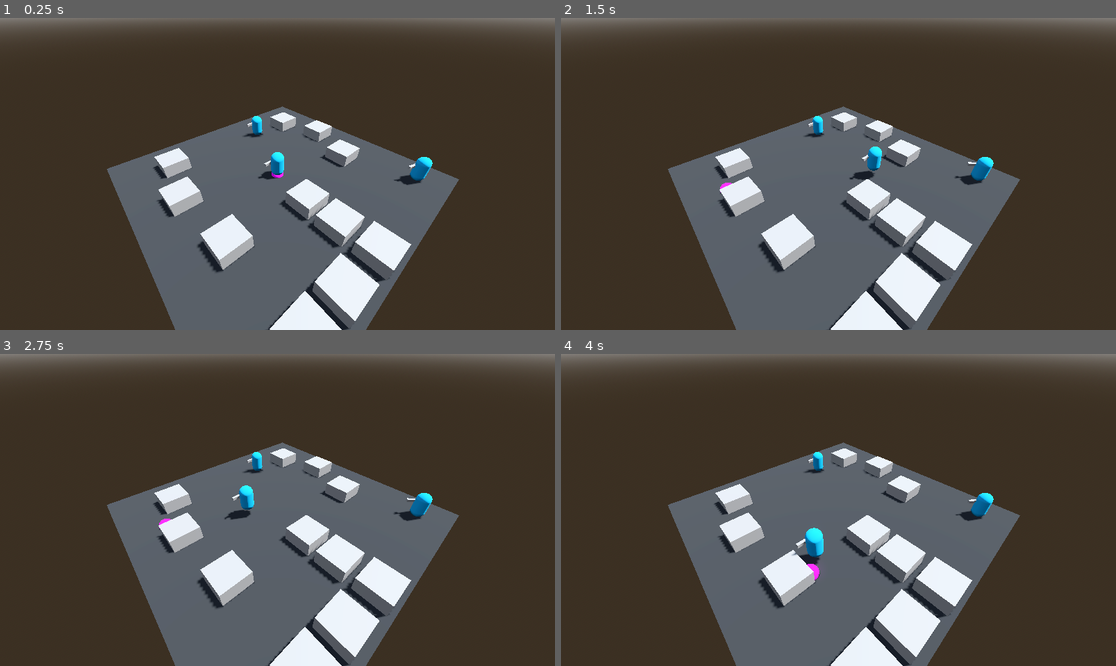
Above: before the commit, frames 1-4 (two rows, left to right).
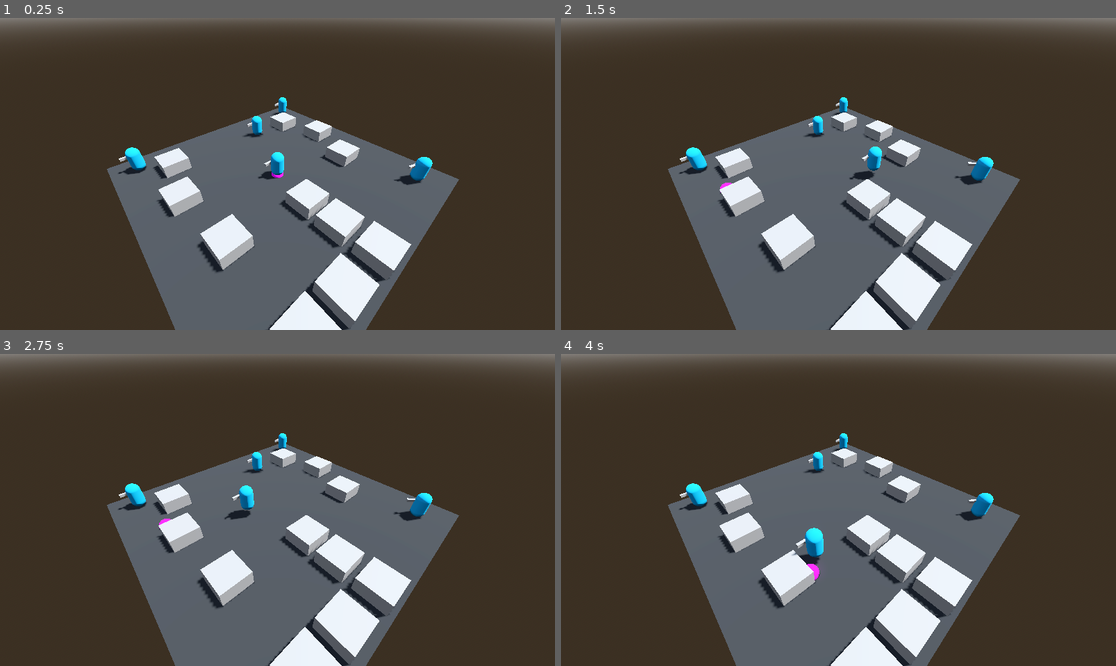
Above: after the commit, the same moments.

Repository: Nordtwig/metrotopia-combat
Game: Godot game, scene res://main.tscn
Same seed, same stepped clock (60 frames per second), same inputs: the game is played once before the commit and once after it.
Inputs (mouse positions are in pixels of both pictures, inside the frame that each line leads up to):
- Up to frame 1 (0.25 s): no input
- Up to frame 2 (1.5 s): tap Enter at 0.5 s; move the mouse to (960, 158) at 0.52 s; hold Right mouse button (right_click) 0.53-1.28 s; move the mouse to (727, 189) at 1.27 s; right-click (727, 189) at 1.35 s
- Up to frame 3 (2.75 s): move the mouse to (333, 441) at 2.02 s; hold Right mouse button (right_click) from 2.03 s (still down)
- Up to frame 4 (4 s): move the mouse to (810, 572) at 2.77 s; release Right mouse button (right_click) at 2.78 s; right-click (810, 572) at 2.85 s; move the mouse to (1005, 556) at 3.52 s; hold Right mouse button (right_click) from 3.53 s (still down)

The runs differ from the first frame. In frame 1, 0.3% of the frame differs, in the area x 21-52%, y 25-51%; in frame 2, 0.3%; in frame 3, 0.3%; in frame 4, 0.3%.

Commit message:
Add new enemies to main

Diff:
--- a/main.tscn
+++ b/main.tscn
@@ -73,6 +73,12 @@
 [node name="Actor3" parent="Actors" instance=ExtResource("1_ofkfo")]
 transform = Transform3D(1, 0, 0, 0, 1, 0, 0, 0, 1, -6.20343, 0, -2.84393)
 
+[node name="Actor4" parent="Actors" instance=ExtResource("1_ofkfo")]
+transform = Transform3D(1, 0, 0, 0, 1, 0, 0, 0, 1, -8.06587, 0, 7.90332)
+
+[node name="Actor5" parent="Actors" instance=ExtResource("1_ofkfo")]
+transform = Transform3D(1, 0, 0, 0, 1, 0, 0, 0, 1, -8.3556, 0, -8.43471)
+
 [node name="MeshInstance3D" type="MeshInstance3D" parent="." groups=["navmesh"]]
 mesh = SubResource("PlaneMesh_5tu31")
 skeleton = NodePath("../NavigationRegion3D")
